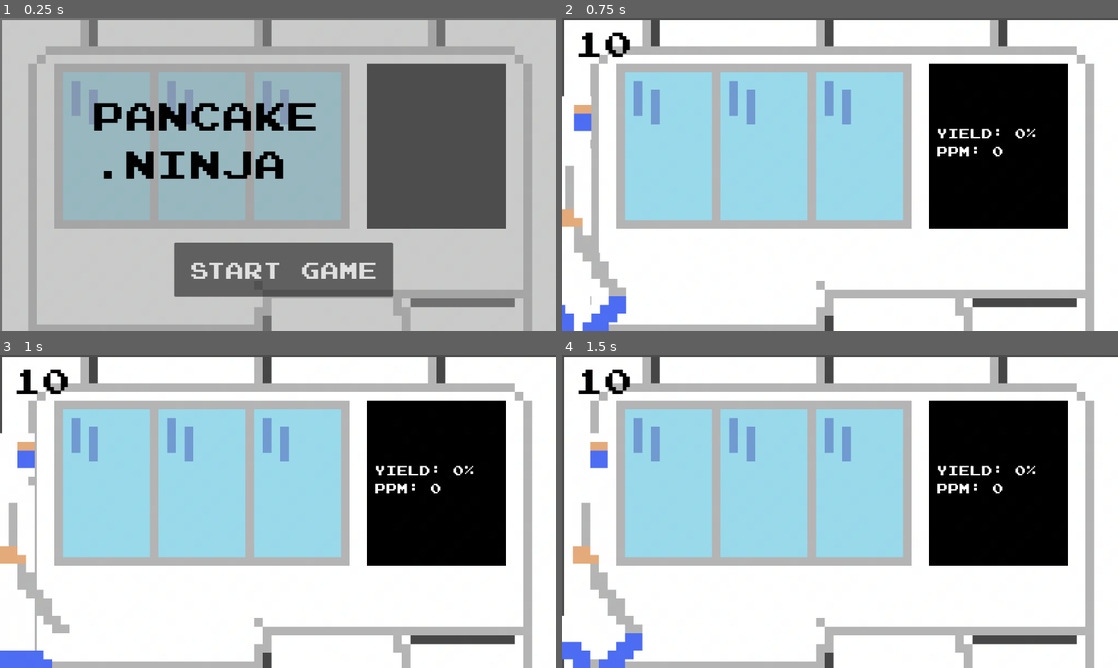
Above: before the commit, frames 1-4 (two rows, left to right).
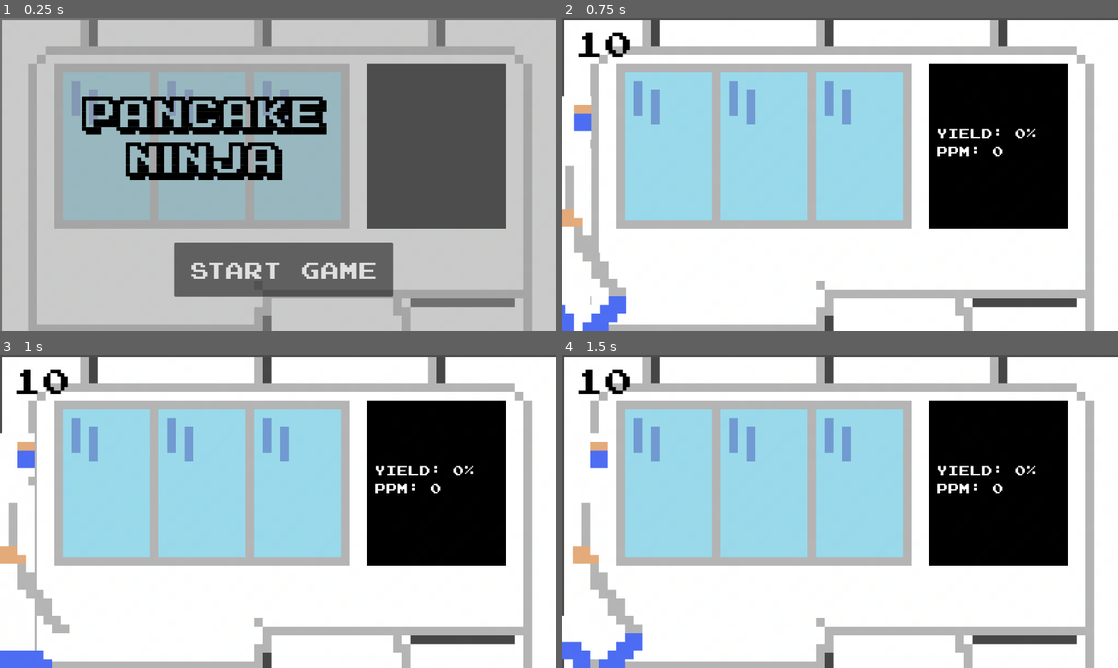
Above: after the commit, the same moments.

Repository: pancake-ninja-game/pancake-ninja
Game: Godot game, scene res://scenes/main.tscn
The game is run twice, just before and just after one commit, with the same random seed, the same clock (stepped at 60 frames per second) and the same inputs.
Inputs (mouse positions are in pixels of both pictures, inside the frame that each line leads up to):
- Up to frame 1 (0.25 s): no input
- Up to frame 2 (0.75 s): click "Start Game" at 0.5 s
- Up to frame 3 (1 s): no input
- Up to frame 4 (1.5 s): move the mouse to (962, 495) at 1.27 s; click (962, 495) at 1.42 s

The runs differ from the first frame. In frame 1, 5.4% of the frame differs, in the area x 14-59%, y 25-52%; in frame 2, nothing differs; in frame 3, nothing differs; in frame 4, nothing differs.

Commit message:
Make web export fill the screen

Diff:
--- a/project.godot
+++ b/project.godot
@@ -19,3 +19,4 @@
 
 window/size/viewport_width=1280
 window/size/viewport_height=720
+window/stretch/mode="viewport"
--- a/scenes/main.tscn
+++ b/scenes/main.tscn
@@ -8,6 +8,7 @@
 [ext_resource type="Texture2D" uid="uid://bnihv27jghrgt" path="res://assets/operator_idle.png" id="5_eob18"]
 [ext_resource type="Texture2D" uid="uid://dyqwd3ge2rlqb" path="res://assets/operator_walking.png" id="6_udd42"]
 [ext_resource type="Texture2D" uid="uid://bpkc68pyfqjii" path="res://assets/operator_cutting.png" id="7_b53us"]
+[ext_resource type="FontFile" uid="uid://cmdlcefh00pig" path="res://assets/ka1.ttf" id="9_36nuu"]
 
 [node name="Node2D" type="Node2D"]
 script = ExtResource("1_hkq3k")
@@ -59,15 +60,16 @@
 color = Color(0.59, 0.59, 0.59, 0.509804)
 
 [node name="TitleLabel" type="Label" parent="StartScreen"]
-offset_left = 211.0
+offset_left = 153.0
 offset_top = 169.0
-offset_right = 964.0
-offset_bottom = 484.0
+offset_right = 779.0
+offset_bottom = 472.0
 theme_override_colors/font_color = Color(0, 0, 0, 1)
-theme_override_fonts/font = ExtResource("4_0oxkk")
+theme_override_fonts/font = ExtResource("9_36nuu")
 theme_override_font_sizes/font_size = 90
 text = "Pancake
-.Ninja"
+Ninja"
+horizontal_alignment = 1
 
 [node name="Button" type="Button" parent="StartScreen"]
 offset_left = 401.0
Binary file added: assets/ka1.ttf
Not shown, added: assets/ka1.ttf.import
Not shown: 1 places in scenes/main.tscn that only renumber resources
Not shown, changed: export/web/index.html
Not shown, changed: export/web/index.js
Not shown, changed: export/web/index.pck
Not shown, changed: export/web/index.wasm
